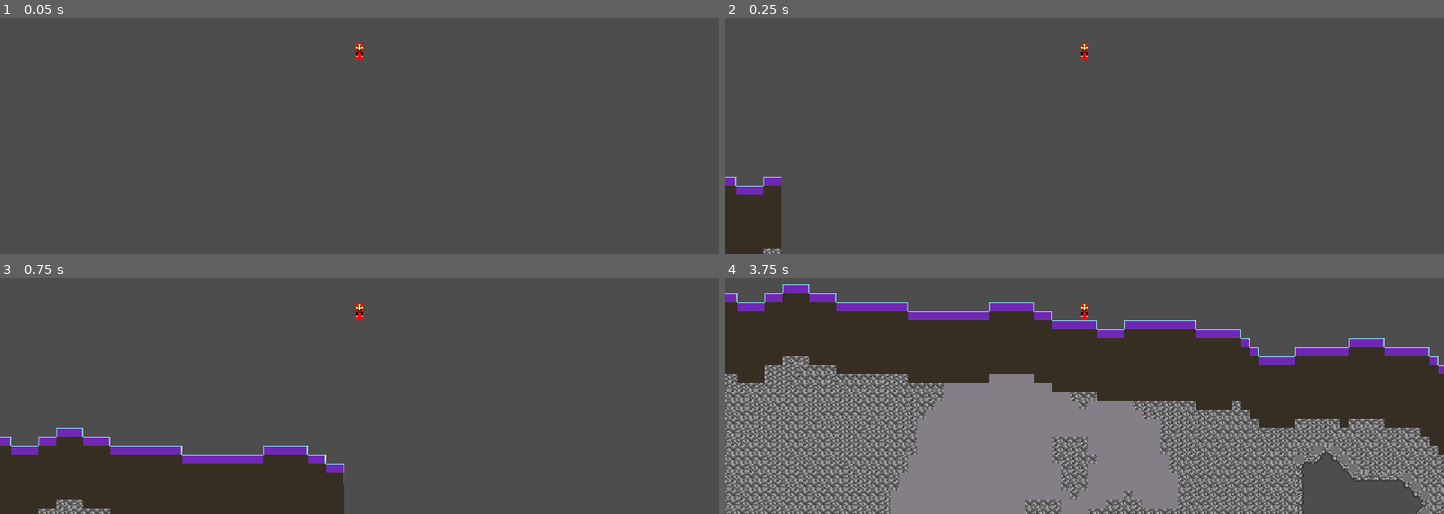
Above: before the commit, frames 1-4 (two rows, left to right).
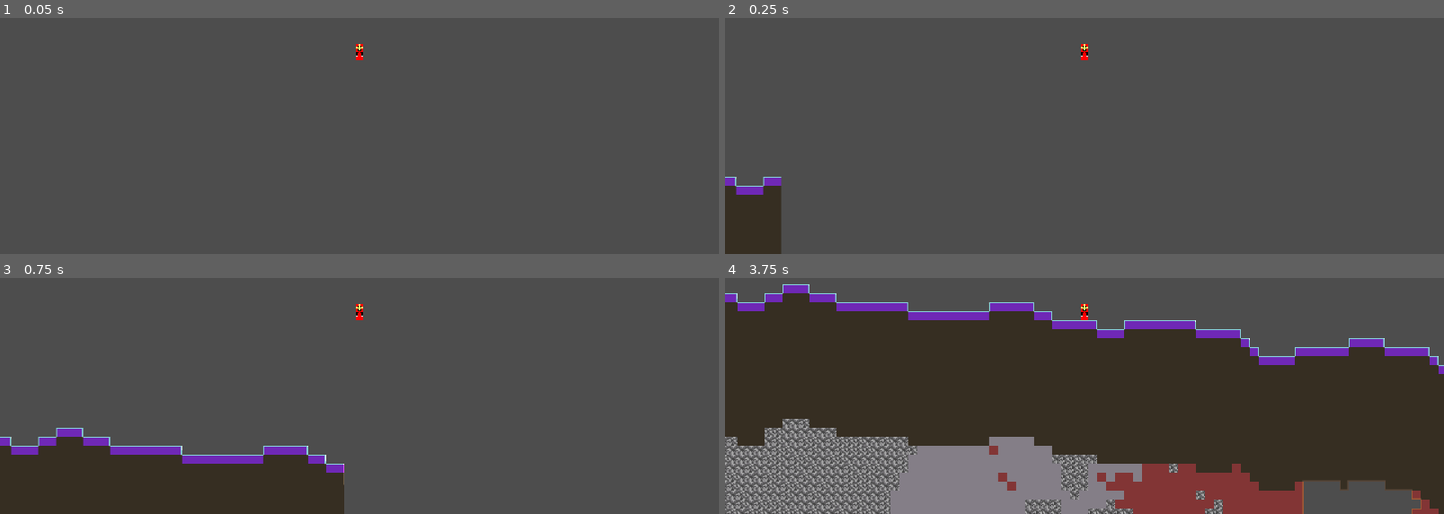
Above: after the commit, the same moments.

Repository: snuggyizme/terraria2
Game: Godot game, scene res://scenes/world.tscn
Two runs of this game, one before a commit and one after it. Both use one fixed random seed, a clock stepped at 60 frames per second and the inputs below.
Inputs:
- Up to frame 1 (0.05 s): no input
- Up to frame 2 (0.25 s): no input
- Up to frame 3 (0.75 s): tap A (a) at 0.6 s
- Up to frame 4 (3.75 s): tap D (d) at 0.8, 1.35 s; tap S (s) at 1.55, 2.1 s; tap Enter at 2 s; hold W (w) 2.03-2.78 s; tap W (w) at 2.85 s; tap A (a) at 3.05, 3.6 s

Frame 1 is identical in both runs. In frame 2, less than 0.1% of the frame differs, in the area x 5-8%, y 97-100%; in frame 3, 0.4%; in frame 4, 31%, in the area x 0-100%, y 33-100%.

Commit message:
EOD probably

Diff:
--- a/assets/resources/tileset.tres
+++ b/assets/resources/tileset.tres
@@ -5,6 +5,7 @@
 [ext_resource type="Texture2D" uid="uid://bqja8hc54knea" path="res://assets/sprites/tiles/andesite.png" id="3_5xk8l"]
 [ext_resource type="Texture2D" uid="uid://d0al77ock078u" path="res://assets/sprites/tiles/dirt.png" id="4_qb64b"]
 [ext_resource type="Texture2D" uid="uid://dogvlncc5m7hr" path="res://assets/sprites/tiles/invis.png" id="5_wlh5q"]
+[ext_resource type="Texture2D" uid="uid://bi5q3e2fclj58" path="res://assets/sprites/tiles/granite.png" id="6_m7veq"]
 
 [sub_resource type="OccluderPolygon2D" id="OccluderPolygon2D_5mwl8"]
 polygon = PackedVector2Array(4, -4, 4, 4, -4, 4, -4, -4)
@@ -1742,6 +1743,250 @@
 6:8/0 = 0
 3:5/0 = 0
 
+[sub_resource type="OccluderPolygon2D" id="OccluderPolygon2D_cow7s"]
+polygon = PackedVector2Array(-4, -4, 4, -4, 4, 4, -4, 4)
+
+[sub_resource type="TileSetAtlasSource" id="TileSetAtlasSource_fb1do"]
+texture = ExtResource("6_m7veq")
+separation = Vector2i(1, 1)
+texture_region_size = Vector2i(8, 8)
+0:0/0 = 0
+0:0/0/occlusion_layer_0/polygon_0/polygon = SubResource("OccluderPolygon2D_cow7s")
+0:0/0/physics_layer_0/polygon_0/points = PackedVector2Array(-4, -4, 4, -4, 4, 4, -4, 4)
+1:0/0 = 0
+1:0/0/occlusion_layer_0/polygon_0/polygon = SubResource("OccluderPolygon2D_cow7s")
+1:0/0/physics_layer_0/polygon_0/points = PackedVector2Array(-4, -4, 4, -4, 4, 4, -4, 4)
+2:0/0 = 0
+2:0/0/occlusion_layer_0/polygon_0/polygon = SubResource("OccluderPolygon2D_cow7s")
+2:0/0/physics_layer_0/polygon_0/points = PackedVector2Array(-4, -4, 4, -4, 4, 4, -4, 4)
+3:0/0 = 0
+3:0/0/occlusion_layer_0/polygon_0/polygon = SubResource("OccluderPolygon2D_cow7s")
+3:0/0/physics_layer_0/polygon_0/points = PackedVector2Array(-4, -4, 4, -4, 4, 4, -4, 4)
+4:0/0 = 0
+4:0/0/occlusion_layer_0/polygon_0/polygon = SubResource("OccluderPolygon2D_cow7s")
+4:0/0/physics_layer_0/polygon_0/points = PackedVector2Array(-4, -4, 4, -4, 4, 4, -4, 4)
+5:0/0 = 0
+5:0/0/occlusion_layer_0/polygon_0/polygon = SubResource("OccluderPolygon2D_cow7s")
+5:0/0/physics_layer_0/polygon_0/points = PackedVector2Array(-4, -4, 4, -4, 4, 4, -4, 4)
+6:0/0 = 0
+6:0/0/occlusion_layer_0/polygon_0/polygon = SubResource("OccluderPolygon2D_cow7s")
+6:0/0/physics_layer_0/polygon_0/points = PackedVector2Array(-4, -4, 4, -4, 4, 4, -4, 4)
+7:0/0 = 0
+7:0/0/occlusion_layer_0/polygon_0/polygon = SubResource("OccluderPolygon2D_cow7s")
+7:0/0/physics_layer_0/polygon_0/points = PackedVector2Array(-4, -4, 4, -4, 4, 4, -4, 4)
+0:1/0 = 0
+0:1/0/occlusion_layer_0/polygon_0/polygon = SubResource("OccluderPolygon2D_cow7s")
+0:1/0/physics_layer_0/polygon_0/points = PackedVector2Array(-4, -4, 4, -4, 4, 4, -4, 4)
+1:1/0 = 0
+1:1/0/occlusion_layer_0/polygon_0/polygon = SubResource("OccluderPolygon2D_cow7s")
+1:1/0/physics_layer_0/polygon_0/points = PackedVector2Array(-4, -4, 4, -4, 4, 4, -4, 4)
+2:1/0 = 0
+2:1/0/occlusion_layer_0/polygon_0/polygon = SubResource("OccluderPolygon2D_cow7s")
+2:1/0/physics_layer_0/polygon_0/points = PackedVector2Array(-4, -4, 4, -4, 4, 4, -4, 4)
+3:1/0 = 0
+3:1/0/occlusion_layer_0/polygon_0/polygon = SubResource("OccluderPolygon2D_cow7s")
+3:1/0/physics_layer_0/polygon_0/points = PackedVector2Array(-4, -4, 4, -4, 4, 4, -4, 4)
+4:1/0 = 0
+4:1/0/occlusion_layer_0/polygon_0/polygon = SubResource("OccluderPolygon2D_cow7s")
+4:1/0/physics_layer_0/polygon_0/points = PackedVector2Array(-4, -4, 4, -4, 4, 4, -4, 4)
+5:1/0 = 0
+5:1/0/occlusion_layer_0/polygon_0/polygon = SubResource("OccluderPolygon2D_cow7s")
+5:1/0/physics_layer_0/polygon_0/points = PackedVector2Array(-4, -4, 4, -4, 4, 4, -4, 4)
+6:1/0 = 0
+6:1/0/occlusion_layer_0/polygon_0/polygon = SubResource("OccluderPolygon2D_cow7s")
+6:1/0/physics_layer_0/polygon_0/points = PackedVector2Array(-4, -4, 4, -4, 4, 4, -4, 4)
+7:1/0 = 0
+7:1/0/occlusion_layer_0/polygon_0/polygon = SubResource("OccluderPolygon2D_cow7s")
+7:1/0/physics_layer_0/polygon_0/points = PackedVector2Array(-4, -4, 4, -4, 4, 4, -4, 4)
+0:2/0 = 0
+0:2/0/occlusion_layer_0/polygon_0/polygon = SubResource("OccluderPolygon2D_cow7s")
+0:2/0/physics_layer_0/polygon_0/points = PackedVector2Array(-4, -4, 4, -4, 4, 4, -4, 4)
+1:2/0 = 0
+1:2/0/occlusion_layer_0/polygon_0/polygon = SubResource("OccluderPolygon2D_cow7s")
+1:2/0/physics_layer_0/polygon_0/points = PackedVector2Array(-4, -4, 4, -4, 4, 4, -4, 4)
+2:2/0 = 0
+2:2/0/occlusion_layer_0/polygon_0/polygon = SubResource("OccluderPolygon2D_cow7s")
+2:2/0/physics_layer_0/polygon_0/points = PackedVector2Array(-4, -4, 4, -4, 4, 4, -4, 4)
+3:2/0 = 0
+3:2/0/occlusion_layer_0/polygon_0/polygon = SubResource("OccluderPolygon2D_cow7s")
+3:2/0/physics_layer_0/polygon_0/points = PackedVector2Array(-4, -4, 4, -4, 4, 4, -4, 4)
+4:2/0 = 0
+4:2/0/occlusion_layer_0/polygon_0/polygon = SubResource("OccluderPolygon2D_cow7s")
+4:2/0/physics_layer_0/polygon_0/points = PackedVector2Array(-4, -4, 4, -4, 4, 4, -4, 4)
+5:2/0 = 0
+5:2/0/occlusion_layer_0/polygon_0/polygon = SubResource("OccluderPolygon2D_cow7s")
+5:2/0/physics_layer_0/polygon_0/points = PackedVector2Array(-4, -4, 4, -4, 4, 4, -4, 4)
+6:2/0 = 0
+6:2/0/occlusion_layer_0/polygon_0/polygon = SubResource("OccluderPolygon2D_cow7s")
+6:2/0/physics_layer_0/polygon_0/points = PackedVector2Array(-4, -4, 4, -4, 4, 4, -4, 4)
+7:2/0 = 0
+7:2/0/occlusion_layer_0/polygon_0/polygon = SubResource("OccluderPolygon2D_cow7s")
+7:2/0/physics_layer_0/polygon_0/points = PackedVector2Array(-4, -4, 4, -4, 4, 4, -4, 4)
+0:3/0 = 0
+0:3/0/occlusion_layer_0/polygon_0/polygon = SubResource("OccluderPolygon2D_cow7s")
+0:3/0/physics_layer_0/polygon_0/points = PackedVector2Array(-4, -4, 4, -4, 4, 4, -4, 4)
+1:3/0 = 0
+1:3/0/occlusion_layer_0/polygon_0/polygon = SubResource("OccluderPolygon2D_cow7s")
+1:3/0/physics_layer_0/polygon_0/points = PackedVector2Array(-4, -4, 4, -4, 4, 4, -4, 4)
+2:3/0 = 0
+2:3/0/occlusion_layer_0/polygon_0/polygon = SubResource("OccluderPolygon2D_cow7s")
+2:3/0/physics_layer_0/polygon_0/points = PackedVector2Array(-4, -4, 4, -4, 4, 4, -4, 4)
+3:3/0 = 0
+3:3/0/occlusion_layer_0/polygon_0/polygon = SubResource("OccluderPolygon2D_cow7s")
+3:3/0/physics_layer_0/polygon_0/points = PackedVector2Array(-4, -4, 4, -4, 4, 4, -4, 4)
+4:3/0 = 0
+4:3/0/occlusion_layer_0/polygon_0/polygon = SubResource("OccluderPolygon2D_cow7s")
+4:3/0/physics_layer_0/polygon_0/points = PackedVector2Array(-4, -4, 4, -4, 4, 4, -4, 4)
+5:3/0 = 0
+5:3/0/occlusion_layer_0/polygon_0/polygon = SubResource("OccluderPolygon2D_cow7s")
+5:3/0/physics_layer_0/polygon_0/points = PackedVector2Array(-4, -4, 4, -4, 4, 4, -4, 4)
+6:3/0 = 0
+6:3/0/occlusion_layer_0/polygon_0/polygon = SubResource("OccluderPolygon2D_cow7s")
+6:3/0/physics_layer_0/polygon_0/points = PackedVector2Array(-4, -4, 4, -4, 4, 4, -4, 4)
+7:3/0 = 0
+7:3/0/occlusion_layer_0/polygon_0/polygon = SubResource("OccluderPolygon2D_cow7s")
+7:3/0/physics_layer_0/polygon_0/points = PackedVector2Array(-4, -4, 4, -4, 4, 4, -4, 4)
+0:4/0 = 0
+0:4/0/occlusion_layer_0/polygon_0/polygon = SubResource("OccluderPolygon2D_cow7s")
+0:4/0/physics_layer_0/polygon_0/points = PackedVector2Array(-4, -4, 4, -4, 4, 4, -4, 4)
+1:4/0 = 0
+1:4/0/occlusion_layer_0/polygon_0/polygon = SubResource("OccluderPolygon2D_cow7s")
+1:4/0/physics_layer_0/polygon_0/points = PackedVector2Array(-4, -4, 4, -4, 4, 4, -4, 4)
+2:4/0 = 0
+2:4/0/occlusion_layer_0/polygon_0/polygon = SubResource("OccluderPolygon2D_cow7s")
+2:4/0/physics_layer_0/polygon_0/points = PackedVector2Array(-4, -4, 4, -4, 4, 4, -4, 4)
+3:4/0 = 0
+3:4/0/occlusion_layer_0/polygon_0/polygon = SubResource("OccluderPolygon2D_cow7s")
+3:4/0/physics_layer_0/polygon_0/points = PackedVector2Array(-4, -4, 4, -4, 4, 4, -4, 4)
+4:4/0 = 0
+4:4/0/occlusion_layer_0/polygon_0/polygon = SubResource("OccluderPolygon2D_cow7s")
+4:4/0/physics_layer_0/polygon_0/points = PackedVector2Array(-4, -4, 4, -4, 4, 4, -4, 4)
+5:4/0 = 0
+5:4/0/occlusion_layer_0/polygon_0/polygon = SubResource("OccluderPolygon2D_cow7s")
+5:4/0/physics_layer_0/polygon_0/points = PackedVector2Array(-4, -4, 4, -4, 4, 4, -4, 4)
+6:4/0 = 0
+6:4/0/occlusion_layer_0/polygon_0/polygon = SubResource("OccluderPolygon2D_cow7s")
+6:4/0/physics_layer_0/polygon_0/points = PackedVector2Array(-4, -4, 4, -4, 4, 4, -4, 4)
+7:4/0 = 0
+7:4/0/occlusion_layer_0/polygon_0/polygon = SubResource("OccluderPolygon2D_cow7s")
+7:4/0/physics_layer_0/polygon_0/points = PackedVector2Array(-4, -4, 4, -4, 4, 4, -4, 4)
+0:5/0 = 0
+0:5/0/occlusion_layer_0/polygon_0/polygon = SubResource("OccluderPolygon2D_cow7s")
+0:5/0/physics_layer_0/polygon_0/points = PackedVector2Array(-4, -4, 4, -4, 4, 4, -4, 4)
+1:5/0 = 0
+1:5/0/occlusion_layer_0/polygon_0/polygon = SubResource("OccluderPolygon2D_cow7s")
+1:5/0/physics_layer_0/polygon_0/points = PackedVector2Array(-4, -4, 4, -4, 4, 4, -4, 4)
+2:5/0 = 0
+2:5/0/occlusion_layer_0/polygon_0/polygon = SubResource("OccluderPolygon2D_cow7s")
+2:5/0/physics_layer_0/polygon_0/points = PackedVector2Array(-4, -4, 4, -4, 4, 4, -4, 4)
+3:5/0 = 0
+3:5/0/occlusion_layer_0/polygon_0/polygon = SubResource("OccluderPolygon2D_cow7s")
+3:5/0/physics_layer_0/polygon_0/points = PackedVector2Array(-4, -4, 4, -4, 4, 4, -4, 4)
+4:5/0 = 0
+4:5/0/occlusion_layer_0/polygon_0/polygon = SubResource("OccluderPolygon2D_cow7s")
+4:5/0/physics_layer_0/polygon_0/points = PackedVector2Array(-4, -4, 4, -4, 4, 4, -4, 4)
+5:5/0 = 0
+5:5/0/occlusion_layer_0/polygon_0/polygon = SubResource("OccluderPolygon2D_cow7s")
+5:5/0/physics_layer_0/polygon_0/points = PackedVector2Array(-4, -4, 4, -4, 4, 4, -4, 4)
+6:5/0 = 0
+6:5/0/occlusion_layer_0/polygon_0/polygon = SubResource("OccluderPolygon2D_cow7s")
+6:5/0/physics_layer_0/polygon_0/points = PackedVector2Array(-4, -4, 4, -4, 4, 4, -4, 4)
+7:5/0 = 0
+7:5/0/occlusion_layer_0/polygon_0/polygon = SubResource("OccluderPolygon2D_cow7s")
+7:5/0/physics_layer_0/polygon_0/points = PackedVector2Array(-4, -4, 4, -4, 4, 4, -4, 4)
+0:6/0 = 0
+0:6/0/occlusion_layer_0/polygon_0/polygon = SubResource("OccluderPolygon2D_cow7s")
+0:6/0/physics_layer_0/polygon_0/points = PackedVector2Array(-4, -4, 4, -4, 4, 4, -4, 4)
+1:6/0 = 0
+1:6/0/occlusion_layer_0/polygon_0/polygon = SubResource("OccluderPolygon2D_cow7s")
+1:6/0/physics_layer_0/polygon_0/points = PackedVector2Array(-4, -4, 4, -4, 4, 4, -4, 4)
+2:6/0 = 0
+2:6/0/occlusion_layer_0/polygon_0/polygon = SubResource("OccluderPolygon2D_cow7s")
+2:6/0/physics_layer_0/polygon_0/points = PackedVector2Array(-4, -4, 4, -4, 4, 4, -4, 4)
+4:6/0 = 0
+4:6/0/occlusion_layer_0/polygon_0/polygon = SubResource("OccluderPolygon2D_cow7s")
+4:6/0/physics_layer_0/polygon_0/points = PackedVector2Array(-4, -4, 4, -4, 4, 4, -4, 4)
+5:6/0 = 0
+5:6/0/occlusion_layer_0/polygon_0/polygon = SubResource("OccluderPolygon2D_cow7s")
+5:6/0/physics_layer_0/polygon_0/points = PackedVector2Array(-4, -4, 4, -4, 4, 4, -4, 4)
+6:6/0 = 0
+6:6/0/occlusion_layer_0/polygon_0/polygon = SubResource("OccluderPolygon2D_cow7s")
+6:6/0/physics_layer_0/polygon_0/points = PackedVector2Array(-4, -4, 4, -4, 4, 4, -4, 4)
+7:6/0 = 0
+7:6/0/occlusion_layer_0/polygon_0/polygon = SubResource("OccluderPolygon2D_cow7s")
+7:6/0/physics_layer_0/polygon_0/points = PackedVector2Array(-4, -4, 4, -4, 4, 4, -4, 4)
+0:7/0 = 0
+0:7/0/occlusion_layer_0/polygon_0/polygon = SubResource("OccluderPolygon2D_cow7s")
+0:7/0/physics_layer_0/polygon_0/points = PackedVector2Array(-4, -4, 4, -4, 4, 4, -4, 4)
+1:7/0 = 0
+1:7/0/occlusion_layer_0/polygon_0/polygon = SubResource("OccluderPolygon2D_cow7s")
+1:7/0/physics_layer_0/polygon_0/points = PackedVector2Array(-4, -4, 4, -4, 4, 4, -4, 4)
+2:7/0 = 0
+2:7/0/occlusion_layer_0/polygon_0/polygon = SubResource("OccluderPolygon2D_cow7s")
+2:7/0/physics_layer_0/polygon_0/points = PackedVector2Array(-4, -4, 4, -4, 4, 4, -4, 4)
+3:7/0 = 0
+3:7/0/occlusion_layer_0/polygon_0/polygon = SubResource("OccluderPolygon2D_cow7s")
+3:7/0/physics_layer_0/polygon_0/points = PackedVector2Array(-4, -4, 4, -4, 4, 4, -4, 4)
+4:7/0 = 0
+4:7/0/occlusion_layer_0/polygon_0/polygon = SubResource("OccluderPolygon2D_cow7s")
+4:7/0/physics_layer_0/polygon_0/points = PackedVector2Array(-4, -4, 4, -4, 4, 4, -4, 4)
+5:7/0 = 0
+5:7/0/occlusion_layer_0/polygon_0/polygon = SubResource("OccluderPolygon2D_cow7s")
+5:7/0/physics_layer_0/polygon_0/points = PackedVector2Array(-4, -4, 4, -4, 4, 4, -4, 4)
+6:7/0 = 0
+6:7/0/occlusion_layer_0/polygon_0/polygon = SubResource("OccluderPolygon2D_cow7s")
+6:7/0/physics_layer_0/polygon_0/points = PackedVector2Array(-4, -4, 4, -4, 4, 4, -4, 4)
+7:7/0 = 0
+7:7/0/occlusion_layer_0/polygon_0/polygon = SubResource("OccluderPolygon2D_cow7s")
+7:7/0/physics_layer_0/polygon_0/points = PackedVector2Array(-4, -4, 4, -4, 4, 4, -4, 4)
+0:8/0 = 0
+0:8/0/occlusion_layer_0/polygon_0/polygon = SubResource("OccluderPolygon2D_cow7s")
+0:8/0/physics_layer_0/polygon_0/points = PackedVector2Array(-4, -4, 4, -4, 4, 4, -4, 4)
+1:8/0 = 0
+1:8/0/occlusion_layer_0/polygon_0/polygon = SubResource("OccluderPolygon2D_cow7s")
+1:8/0/physics_layer_0/polygon_0/points = PackedVector2Array(-4, -4, 4, -4, 4, 4, -4, 4)
+2:8/0 = 0
+2:8/0/occlusion_layer_0/polygon_0/polygon = SubResource("OccluderPolygon2D_cow7s")
+2:8/0/physics_layer_0/polygon_0/points = PackedVector2Array(-4, -4, 4, -4, 4, 4, -4, 4)
+3:8/0 = 0
+3:8/0/occlusion_layer_0/polygon_0/polygon = SubResource("OccluderPolygon2D_cow7s")
+3:8/0/physics_layer_0/polygon_0/points = PackedVector2Array(-4, -4, 4, -4, 4, 4, -4, 4)
+4:8/0 = 0
+4:8/0/occlusion_layer_0/polygon_0/polygon = SubResource("OccluderPolygon2D_cow7s")
+4:8/0/physics_layer_0/polygon_0/points = PackedVector2Array(-4, -4, 4, -4, 4, 4, -4, 4)
+5:8/0 = 0
+5:8/0/occlusion_layer_0/polygon_0/polygon = SubResource("OccluderPolygon2D_cow7s")
+5:8/0/physics_layer_0/polygon_0/points = PackedVector2Array(-4, -4, 4, -4, 4, 4, -4, 4)
+6:8/0 = 0
+6:8/0/occlusion_layer_0/polygon_0/polygon = SubResource("OccluderPolygon2D_cow7s")
+6:8/0/physics_layer_0/polygon_0/points = PackedVector2Array(-4, -4, 4, -4, 4, 4, -4, 4)
+7:8/0 = 0
+7:8/0/occlusion_layer_0/polygon_0/polygon = SubResource("OccluderPolygon2D_cow7s")
+7:8/0/physics_layer_0/polygon_0/points = PackedVector2Array(-4, -4, 4, -4, 4, 4, -4, 4)
+0:9/0 = 0
+0:9/0/occlusion_layer_0/polygon_0/polygon = SubResource("OccluderPolygon2D_cow7s")
+0:9/0/physics_layer_0/polygon_0/points = PackedVector2Array(-4, -4, 4, -4, 4, 4, -4, 4)
+1:9/0 = 0
+1:9/0/physics_layer_0/polygon_0/points = PackedVector2Array(-4, -4, 4, -4, 4, 4, -4, 4)
+2:9/0 = 0
+2:9/0/occlusion_layer_0/polygon_0/polygon = SubResource("OccluderPolygon2D_cow7s")
+2:9/0/physics_layer_0/polygon_0/points = PackedVector2Array(-4, -4, 4, -4, 4, 4, -4, 4)
+3:9/0 = 0
+3:9/0/occlusion_layer_0/polygon_0/polygon = SubResource("OccluderPolygon2D_cow7s")
+3:9/0/physics_layer_0/polygon_0/points = PackedVector2Array(-4, -4, 4, -4, 4, 4, -4, 4)
+4:9/0 = 0
+4:9/0/occlusion_layer_0/polygon_0/polygon = SubResource("OccluderPolygon2D_cow7s")
+4:9/0/physics_layer_0/polygon_0/points = PackedVector2Array(-4, -4, 4, -4, 4, 4, -4, 4)
+5:9/0 = 0
+5:9/0/occlusion_layer_0/polygon_0/polygon = SubResource("OccluderPolygon2D_cow7s")
+5:9/0/physics_layer_0/polygon_0/points = PackedVector2Array(-4, -4, 4, -4, 4, 4, -4, 4)
+6:9/0 = 0
+6:9/0/occlusion_layer_0/polygon_0/polygon = SubResource("OccluderPolygon2D_cow7s")
+6:9/0/physics_layer_0/polygon_0/points = PackedVector2Array(-4, -4, 4, -4, 4, 4, -4, 4)
+7:9/0 = 0
+7:9/0/occlusion_layer_0/polygon_0/polygon = SubResource("OccluderPolygon2D_cow7s")
+7:9/0/physics_layer_0/polygon_0/points = PackedVector2Array(-4, -4, 4, -4, 4, 4, -4, 4)
+
 [resource]
 tile_size = Vector2i(8, 8)
 occlusion_layer_0/light_mask = 1
@@ -1754,3 +1999,4 @@
 sources/2 = SubResource("TileSetAtlasSource_qb64b")
 sources/3 = SubResource("TileSetAtlasSource_wlh5q")
 sources/4 = SubResource("TileSetAtlasSource_m7veq")
+sources/5 = SubResource("TileSetAtlasSource_fb1do")
--- /dev/null
+++ b/blocks/granite.tres
@@ -0,0 +1,10 @@
+[gd_resource type="Resource" script_class="Block" format=3 uid="uid://bvtxars1paj3s"]
+
+[ext_resource type="Script" uid="uid://dmlb5pb67iuvc" path="res://scripts/resourceDefinitions/block.gd" id="1_34b8n"]
+
+[resource]
+script = ExtResource("1_34b8n")
+displayName = "Granite"
+displayDesc = "oiawetoiawjtoiwaejtw"
+sourceAtlas = 5
+metadata/_custom_type_script = "uid://dmlb5pb67iuvc"
--- a/project.godot
+++ b/project.godot
@@ -26,6 +26,7 @@
 window/size/viewport_height=1080
 window/size/mode=3
 window/stretch/mode="viewport"
+window/vsync/vsync_mode=0
 
 [file_customization]
 
--- a/scenes/playerCharacter.tscn
+++ b/scenes/playerCharacter.tscn
@@ -15,7 +15,7 @@
 baseFriction = 5.0
 startThreshold = 8.0
 stepHeight = 10.0
-noclipSpeed = 300.0
+noclipSpeed = 700.0
 
 [node name="Sprite2D" type="Sprite2D" parent="." unique_id=492464172]
 texture = ExtResource("2_qn7b7")
--- /dev/null
+++ b/scenes/sidetracks/woah.tscn
@@ -0,0 +1,58 @@
+[gd_scene format=3 uid="uid://ce62cmcm1ax0d"]
+
+[sub_resource type="Gradient" id="Gradient_lobd4"]
+offsets = PackedFloat32Array(0.1849315, 0.47945204, 0.6849315, 1)
+colors = PackedColorArray(0.09589041, 0.09589041, 0.09589041, 1, 0.56, 0.3192, 0.32722664, 1, 0.64705884, 0.6431373, 0.45882353, 1, 1, 1, 1, 1)
+
+[sub_resource type="FastNoiseLite" id="FastNoiseLite_57qmd"]
+noise_type = 2
+domain_warp_enabled = true
+domain_warp_amplitude = 25.91
+domain_warp_fractal_lacunarity = -2.055
+domain_warp_fractal_gain = 0.77
+
+[sub_resource type="NoiseTexture2D" id="NoiseTexture2D_yf5fn"]
+width = 1024
+height = 1024
+noise = SubResource("FastNoiseLite_57qmd")
+color_ramp = SubResource("Gradient_lobd4")
+invert = true
+
+[sub_resource type="FastNoiseLite" id="FastNoiseLite_lobd4"]
+noise_type = 2
+domain_warp_enabled = true
+domain_warp_amplitude = 25.91
+domain_warp_fractal_lacunarity = -2.055
+domain_warp_fractal_gain = 0.77
+
+[sub_resource type="NoiseTexture2D" id="NoiseTexture2D_vyfdl"]
+width = 1024
+height = 1024
+noise = SubResource("FastNoiseLite_lobd4")
+invert = true
+as_normal_map = true
+
+[sub_resource type="CanvasTexture" id="CanvasTexture_g4v7s"]
+diffuse_texture = SubResource("NoiseTexture2D_yf5fn")
+normal_texture = SubResource("NoiseTexture2D_vyfdl")
+
+[sub_resource type="Gradient" id="Gradient_okxn1"]
+colors = PackedColorArray(1, 1, 1, 1, 1, 1, 1, 0)
+
+[sub_resource type="GradientTexture2D" id="GradientTexture2D_g4v7s"]
+gradient = SubResource("Gradient_okxn1")
+fill = 1
+fill_from = Vector2(0.4478261, 0.45652175)
+fill_to = Vector2(1, 1)
+
+[node name="Sprite2D" type="Sprite2D" unique_id=1035598615]
+texture = SubResource("CanvasTexture_g4v7s")
+
+[node name="PointLight2D" type="PointLight2D" parent="." unique_id=1720421711]
+position = Vector2(478, -511)
+energy = 1.75
+texture = SubResource("GradientTexture2D_g4v7s")
+texture_scale = 50.0
+height = 19.0
+
+[node name="Camera2D" type="Camera2D" parent="." unique_id=739602280]
--- a/scenes/singletons/global.tscn
+++ b/scenes/singletons/global.tscn
@@ -16,9 +16,10 @@
 [sub_resource type="FastNoiseLite" id="FastNoiseLite_tyy3d"]
 noise_type = 4
 seed = 11
-frequency = 0.1023
 domain_warp_enabled = true
 domain_warp_type = 2
+domain_warp_frequency = -0.04
+domain_warp_fractal_gain = 0.525
 
 [node name="Global" type="Node" unique_id=583500826]
 script = ExtResource("1_ucjvr")
--- a/scenes/world.tscn
+++ b/scenes/world.tscn
@@ -4,6 +4,9 @@
 [ext_resource type="Script" uid="uid://c0m83nl5c7xn8" path="res://scripts/chunkController.gd" id="2_rwgxs"]
 [ext_resource type="Script" uid="uid://b4gm5ih40rkal" path="res://scripts/f3.gd" id="3_4wyf3"]
 [ext_resource type="Texture2D" uid="uid://d16n48bt01u6d" path="res://assets/_debug/check.png" id="4_k0juu"]
+
+[sub_resource type="StyleBoxFlat" id="StyleBoxFlat_k0juu"]
+bg_color = Color(0, 0, 0, 0.3019608)
 
 [node name="World" type="Node2D" unique_id=2019267694]
 
@@ -32,6 +35,7 @@
 [node name="Label" type="Label" parent="F3" unique_id=1527409340]
 offset_right = 40.0
 offset_bottom = 23.0
+theme_override_styles/normal = SubResource("StyleBoxFlat_k0juu")
 text = "FPS:
 Process time:
 Physics time:
--- a/scripts/chunk.gd
+++ b/scripts/chunk.gd
@@ -30,7 +30,7 @@
 	generate()
 	update()
 
-func generateBasic() -> void:
+func generateBasic() -> void: # Banished. :(
 	blocks.clear()
 
 	for x in range(-1, Global.DIMENSION.x + 1):
@@ -112,7 +112,10 @@
 				)
 			)
 
-			var graniteNoise: float = Global.stoneTypeNoise.get_noise_2dv(coord)
+			var graniteNoise: float = remap(
+				Global.stoneTypeNoise.get_noise_2dv(globalPosition), -1, 1,
+				0, 1,
+			)
 
 			var surfaceY := int(
 				Global.SURFACE_HEIGHT +
@@ -130,12 +133,15 @@
 				blocks[coord] = &"stone"
 
 				# First we do massive things
-				if graniteNoise > Global.UNDERGROUND_NOISE_GRANITE_THRESHOLD:
-					blocks[coord] = &"grass" # No granite yet!
-				# If not, lil andesite next;
+				if graniteNoise < Global.UNDERGROUND_NOISE_GRANITE_THRESHOLD:
+					blocks[coord] = &"granite"
+				# or tiny things
+				elif graniteNoise > Global.UNDERGROUND_NOISE_MICA_THRESHOLD:
+					blocks[coord] = &"mica"
+				# lil andesite next
 				elif noiseAndesite < Global.UNDERGROUND_NOISE_ANDESITE_THRESHOLD:
 					blocks[coord] = &"andesite"
-				# Caves override andesite because I like Cave Johnson;
+				# Caves override andesite because I like Cave Johnson
 				if caveNoise < Global.UNDERGROUND_NOISE_CAVE_THRESHOLD:
 					blocks[coord] = &"_"
 
--- a/scripts/chunkController.gd
+++ b/scripts/chunkController.gd
@@ -9,6 +9,8 @@
 var loadedChunks: Dictionary = {}
 var playerChunk: Vector2i
 var chunkSizePixels: Vector2i = Global.DIMENSION * Global.TILE_DIMENSION
+var updateRunning: bool = false
+var updatePending: bool = false
 
 func _physics_process(_delta: float) -> void:
 	var currentPlayerChunk = Vector2i(
@@ -19,21 +21,31 @@
 	if currentPlayerChunk != playerChunk:
 		print("Moved to new chunk")
 		playerChunk = currentPlayerChunk
-		update()
+		requestUpdate()
+
+func requestUpdate() -> void:
+	if updateRunning:
+		updatePending = true
+		return
+
+	update()
 
 func update() -> void:
+	updateRunning = true
+	updatePending = false
+
 	var wantedChunks: Array = []
 	for x in range(-Global.RENDER_DIST, Global.RENDER_DIST + 1):
 		for y in range(-Global.RENDER_DIST, Global.RENDER_DIST + 1):
 			wantedChunks.append(playerChunk + Vector2i(x, y))
 
+	# Find and load all chunks we want but dont have
 	var queue: Array = []
-	for i in wantedChunks:
-		if i in loadedChunks:
+	for chunkPos in wantedChunks:
+		if chunkPos in loadedChunks:
 			continue
 
-		queue.append(i)
-
+		queue.append(chunkPos)
 
 	for i in queue:
 		var chunk: Chunk = CHUNK_SCENE.instantiate()
@@ -42,3 +54,14 @@
 		loadedChunks[i] = chunk
 
 		chunkCreated.emit(await chunk.chunkReady)
+
+	# Find and unload all chunks we dont want but have
+	for i in loadedChunks.keys():
+		if i not in wantedChunks:
+			loadedChunks[i].queue_free()
+			loadedChunks.erase(i)
+
+	updateRunning = false
+
+	if updatePending:
+		update()
--- a/scripts/resourceDefinitions/block.gd
+++ b/scripts/resourceDefinitions/block.gd
@@ -6,6 +6,5 @@
 
 @export_group("Visuals")
 @export var sourceAtlas: int
-@export_enum("prototype(00)", "tileV1") var atlasType: int
 
 @export_group("Features")
--- a/scripts/singletons/global.gd
+++ b/scripts/singletons/global.gd
@@ -13,10 +13,11 @@
 # World gen params
 const SURFACE_HEIGHT := 32
 const HILL_HEIGHT := 20
-const DIRT_BUFFER_SIZE := 4
+const DIRT_BUFFER_SIZE := 11
 const UNDERGROUND_NOISE_CAVE_THRESHOLD = -0.1 ## < means open air
 const UNDERGROUND_NOISE_ANDESITE_THRESHOLD = -0.2 ## < means andesite
-const UNDERGROUND_NOISE_GRANITE_THRESHOLD = 0.7
+const UNDERGROUND_NOISE_GRANITE_THRESHOLD = 0.4 ## < means granite
+const UNDERGROUND_NOISE_MICA_THRESHOLD = 0.7 ## > means mica
 
 @export var genBiomeNoise: FastNoiseLite
 @export var stoneTypeNoise: FastNoiseLite # Granite only
Binary file added: assets/sprites/tiles/granite.aseprite
Binary file added: assets/sprites/tiles/granite.png
Not shown, added: assets/sprites/tiles/granite.png.import
Binary file changed: assets/sprites/tiles/stone.aseprite
Binary file changed: assets/sprites/tiles/stone.png
